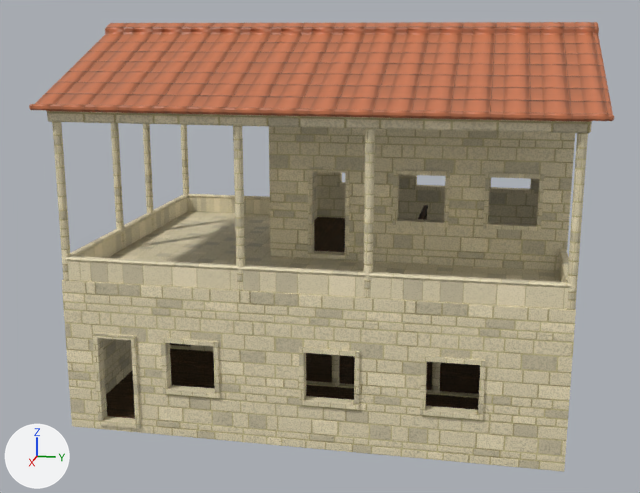
A saved change to the glTF model Gltf/house_with_terrace_2.gltf.
Rendered twice from a camera (50 mm lens) standing at (25.45, 9.33, 8.92) and looking at (4.33, 5.1, 3.64). Every picture has the same lights, and +X, +Y and +Z are marked at lower left. Vertices at the same position are counted once.

In view in the first picture: 'house_1.001'.
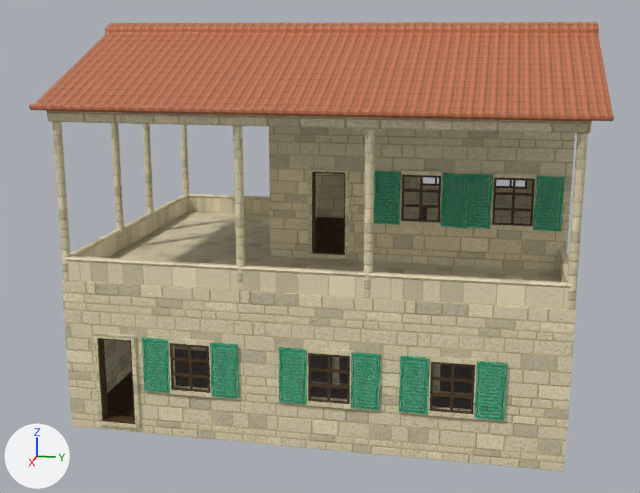
Diff of the bpy script that builds the scene:
```diff
--- a/Gltf/house_with_terrace_2.gltf.py
+++ b/Gltf/house_with_terrace_2.gltf.py
@@ img_1k_green_painted_wood_diffuse_jpg_001 @@
+img_1k_green_painted_wood_diffuse_jpg_001 = load_image('1K-green_painted_wood-diffuse.jpg.001', 'Textures/1K-green_painted_wood-diffuse.jpg', 1024, 1024, 'sRGB')
@@ img_1k_green_painted_wood_normal_jpg_001 @@
+img_1k_green_painted_wood_normal_jpg_001 = load_image('1K-green_painted_wood-normal.jpg.001', 'Textures/1K-green_painted_wood-normal.jpg', 1024, 1024, 'Non-Color')
@@ mat_glass @@
+mat_glass = principled_material('glass')
+mat_glass.base_color = (0.22, 0.22, 0.22)  # grey #818181
+mat_glass.roughness = 0.0
+mat_glass.alpha = 0.0962
@@ mat_green_wood @@
+mat_green_wood = bpy.data.materials.new('Green_wood')
+# uses the picture img_1k_green_painted_wood_diffuse_jpg_001
+# uses the picture img_1k_green_painted_wood_normal_jpg_001
@@ me_cube_029 @@
 # used by ob_house_1_001; location = (0.0, 0.0, 0.0)
-me_cube_029.from_pydata(...)  # 1382 vertices, 2114 faces; spans x -0.24..8.28, y -0.32..11.41, z 0.0..9.06
+me_cube_029.from_pydata(...)  # 3952 vertices, 5440 faces; spans x -0.24..8.28, y -0.32..11.41, z 0.0..9.06
+# me_cube_029 part 1: 53 vertices moved from x -0.01..0.26, y 4.79..10.39, z 4.43..5.73 to x -0.01..0.26, y 4.89..10.29, z 4.43..5.73; 23 vertices removed from x -0.01..0.26, y 4.79..10.39, z 4.43..5.73; 785 vertices added at x -0.17..0.26, y 4.36..10.82, z 4.43..5.73
+# me_cube_029 part 2: 51 vertices moved from x 7.79..8.06, y 2.29..9.29, z 1.03..2.33 to x 7.79..8.06, y 2.39..9.19, z 1.03..2.33; 15 vertices removed from x 7.79..8.06, y 2.29..9.19, z 1.03..2.23; 791 vertices added at x 7.79..8.08, y 0.79..9.73, z 0.23..2.3
+# me_cube_029 part 3: 27 vertices moved from x 4.79..5.06, y 6.99..10.39, z 4.43..5.73 to x 4.79..5.06, y 7.09..10.29, z 4.43..5.73; 17 vertices removed from x 4.79..5.06, y 6.99..10.39, z 4.43..5.73; 541 vertices added at x 4.76..5.25, y 5.05..10.83, z 3.63..5.73
+# me_cube_029 part 4: 360 kept faces spanning x -0.24..8.28, y -0.32..11.41, z 0.0..9.06 get new texture (UV) coordinates
 me_cube_029.materials.append(mat_stone_wall)
@@ me_cube_029 @@
 me_cube_029.materials.append(mat_roof)
+me_cube_029.materials.append(mat_green_wood)
+me_cube_029.materials.append(mat_glass)  # grey #818181
```

Boxes (x1, y1, x2, y2) around the edits, measured in the pictures (640 x 493 px):
part 1 of me_cube_029, built on: before (317, 172, 539, 224); after (317, 173, 344, 218)
part 2 of me_cube_029, built on: before (136, 311, 576, 472); after (97, 311, 576, 472)
part 3 of me_cube_029, built on: (280, 127, 575, 271) in both
part 4 of me_cube_029, surface changed: (29, 22, 612, 426) in both
